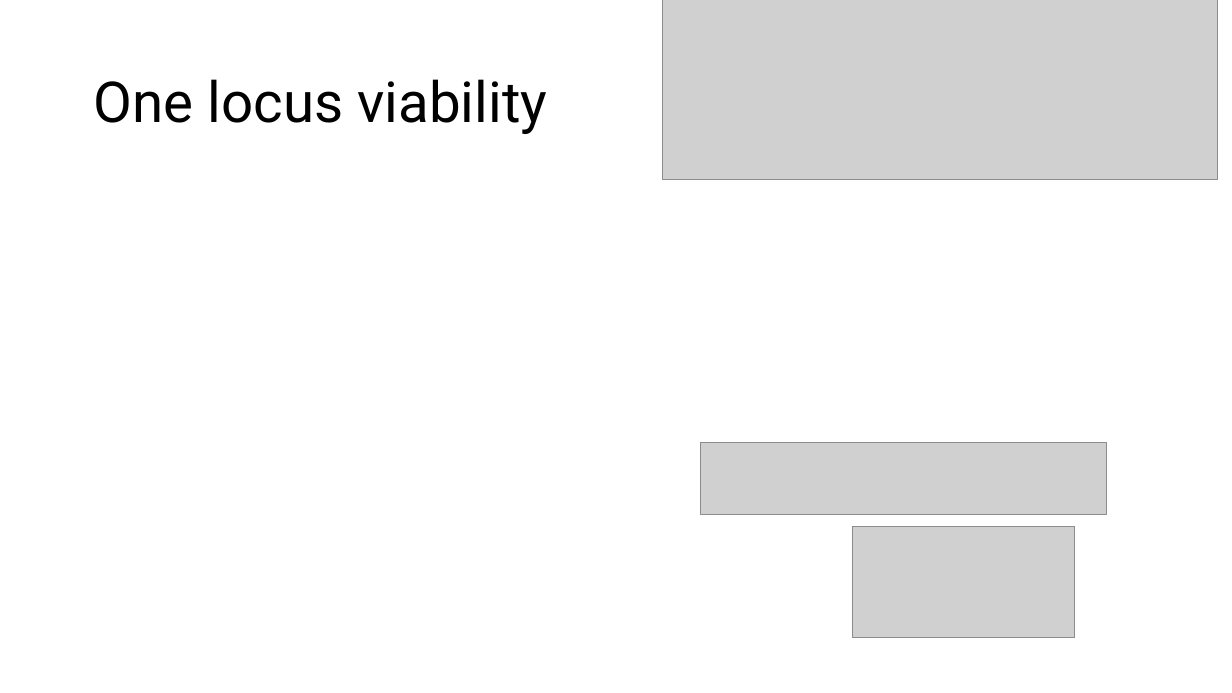
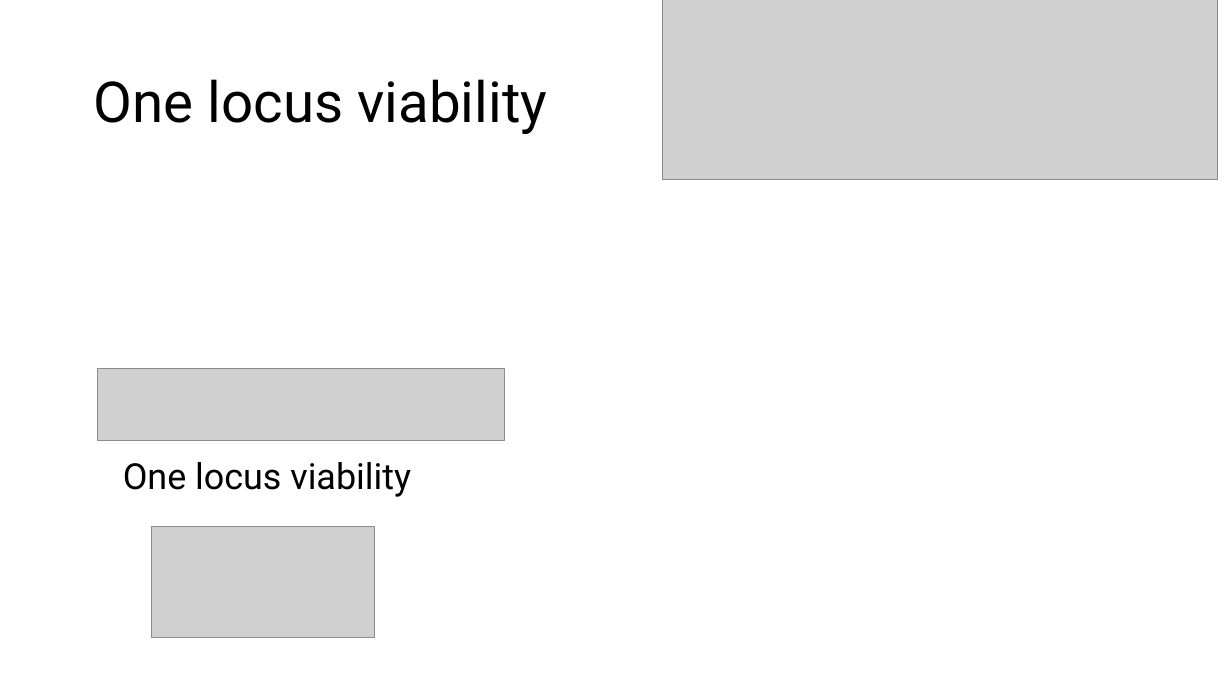
Before and after one commit to ccsosa/Evolutionary_genetics, a slide deck: slide 22 of Semana4/Selección natural.pptx (slide 15 before the commit). Drawn at 1232x693 pixels with LibreOffice and Linux fonts; fonts in the diff are those of the drawing; grey boxes stand for pictures. Boxes give left, top, right and bottom in pixels: in the first picture for what was removed or moved away, otherwise in the second. Text is boxed around its words. In the diff, an @@ line names an element or a change of style, - is before the commit and + after.

```diff
--- a/Semana4/Selección natural.pptx
+++ b/Semana4/Selección natural.pptx
@@ picture: place and size @@
-picture at box(701, 442, 1107, 514)
+picture at box(98, 369, 505, 441)
@@ text added at box(123, 462, 411, 497), 28 pt, text #000000 @@
+One locus viability
@@ picture: place and size @@
-picture at box(853, 526, 1076, 638)
+picture at box(152, 526, 374, 638)
```
Also in this commit, not shown: 7 other slides changed, 21 slides added, 3 slides removed.
